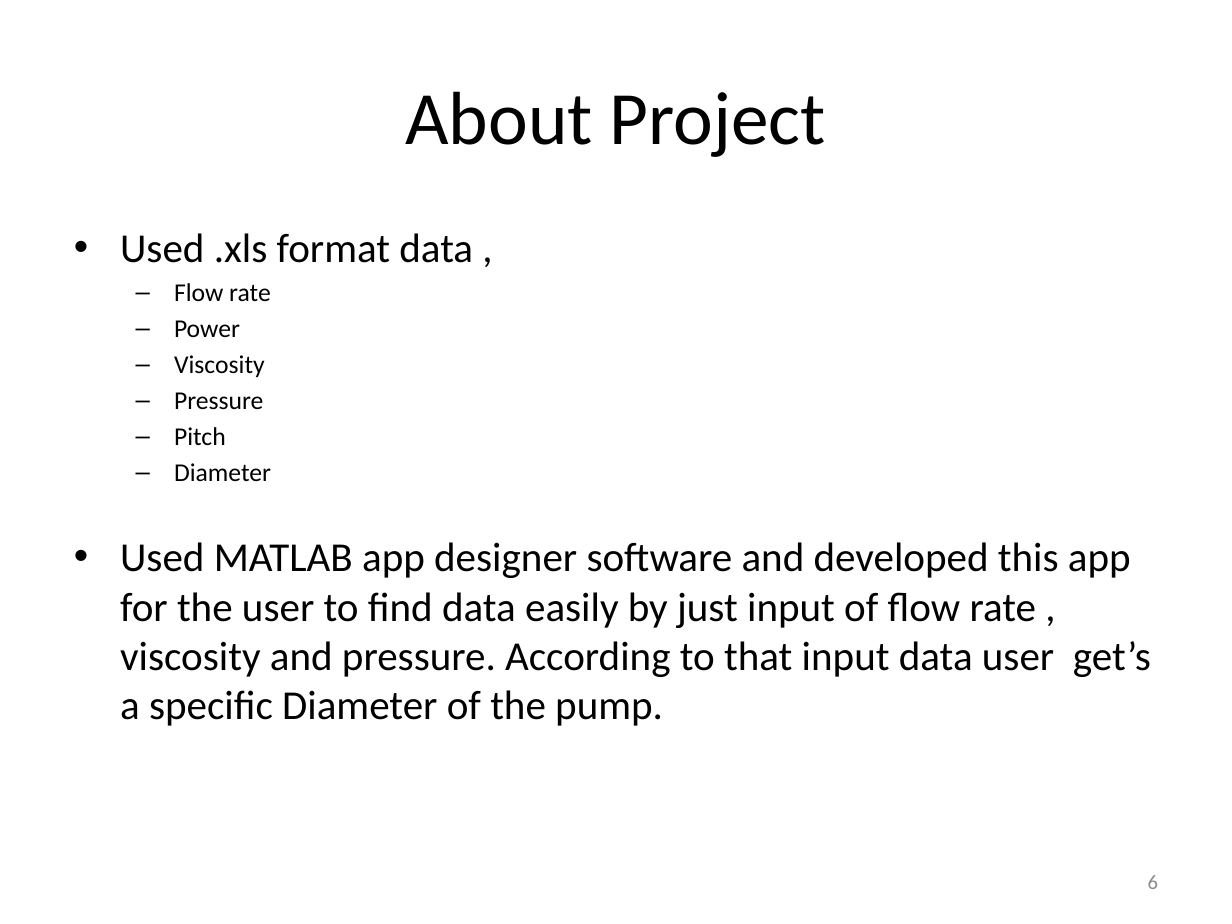
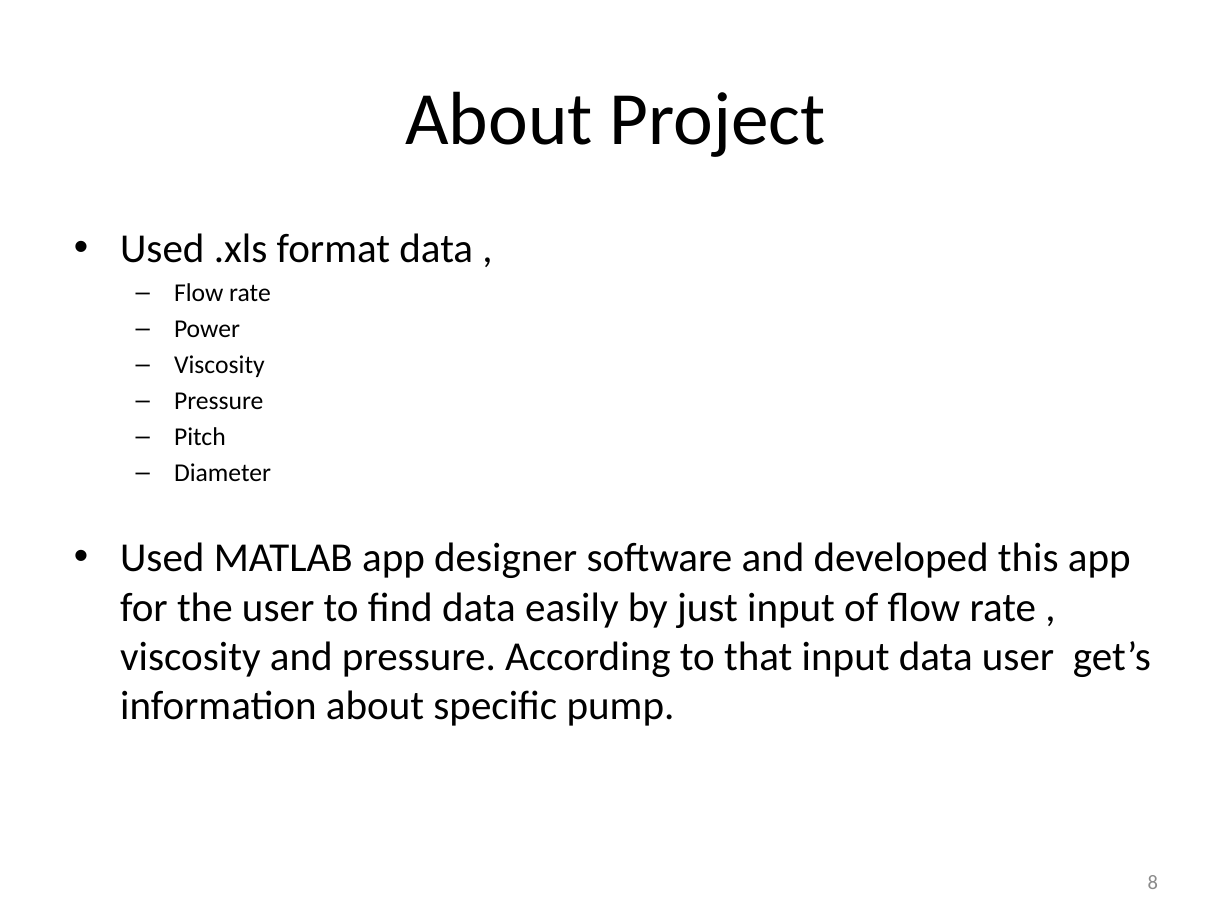
Before and after one commit to kartik1225/matlab_app, a slide deck: slide 8 of Development of GUI for pump selection.pptx (slide 6 before the commit). Drawn at 1232x924 pixels with LibreOffice and Linux fonts; fonts in the diff are those of the drawing. Boxes give left, top, right and bottom in pixels: in the first picture for what was removed or moved away, otherwise in the second. Text is boxed around its words. In the diff, an @@ line names an element or a change of style, - is before the commit and + after.

Commit message:
going to remove prevprevious semester project data

```diff
--- a/Development of GUI for pump selection.pptx
+++ b/Development of GUI for pump selection.pptx
@@ text at <box>120,542,1151,726</box>: text changed @@
-• Used MATLAB app designer software and developed this app for the user to find data easily by just input of flow rate , viscosity and pressure. According to that input data user get’s a specific Diameter of the pump.
+• Used MATLAB app designer software and developed this app for the user to find data easily by just input of flow rate , viscosity and pressure. According to that input data user get’s information about specific pump.
@@ page number at <box>1148,875,1158,889</box>: text changed @@
-6
+8
```
Also in this commit, not shown: 6 other slides changed, 5 slides added, 1 slide removed, 35 other files.
